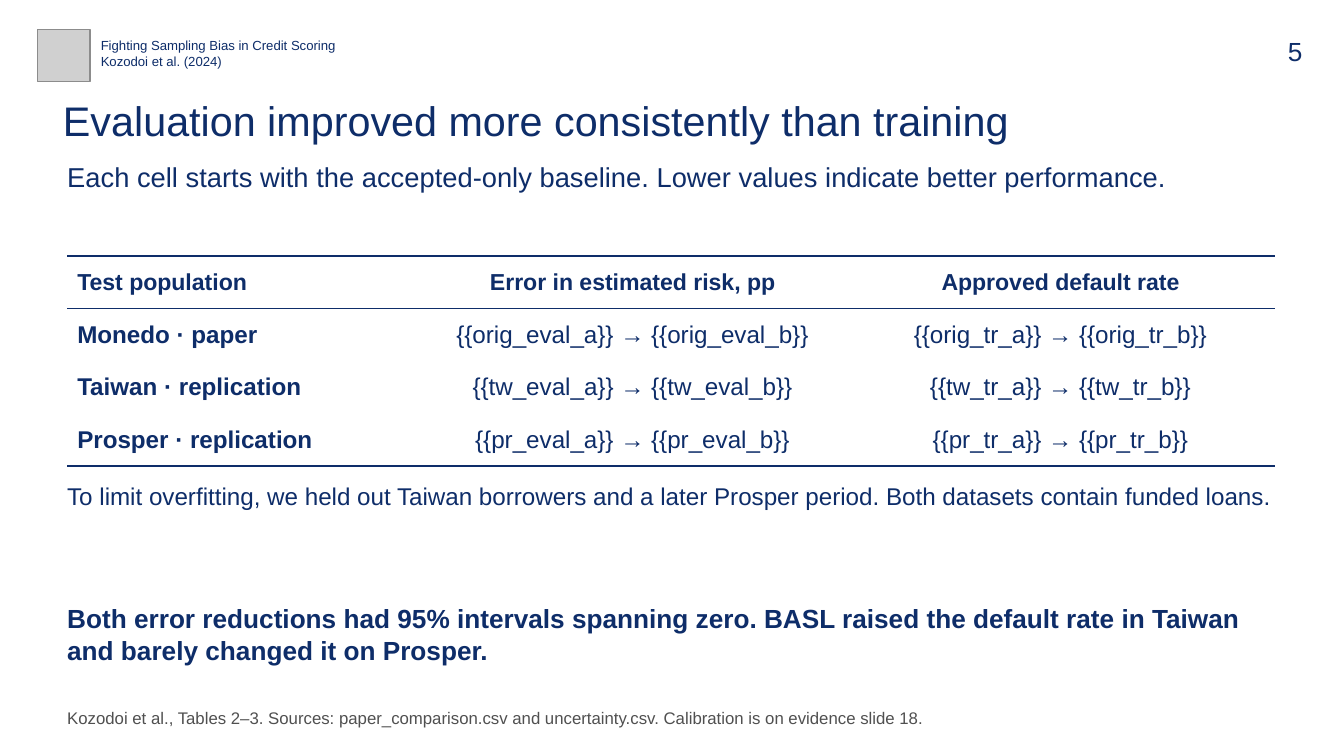
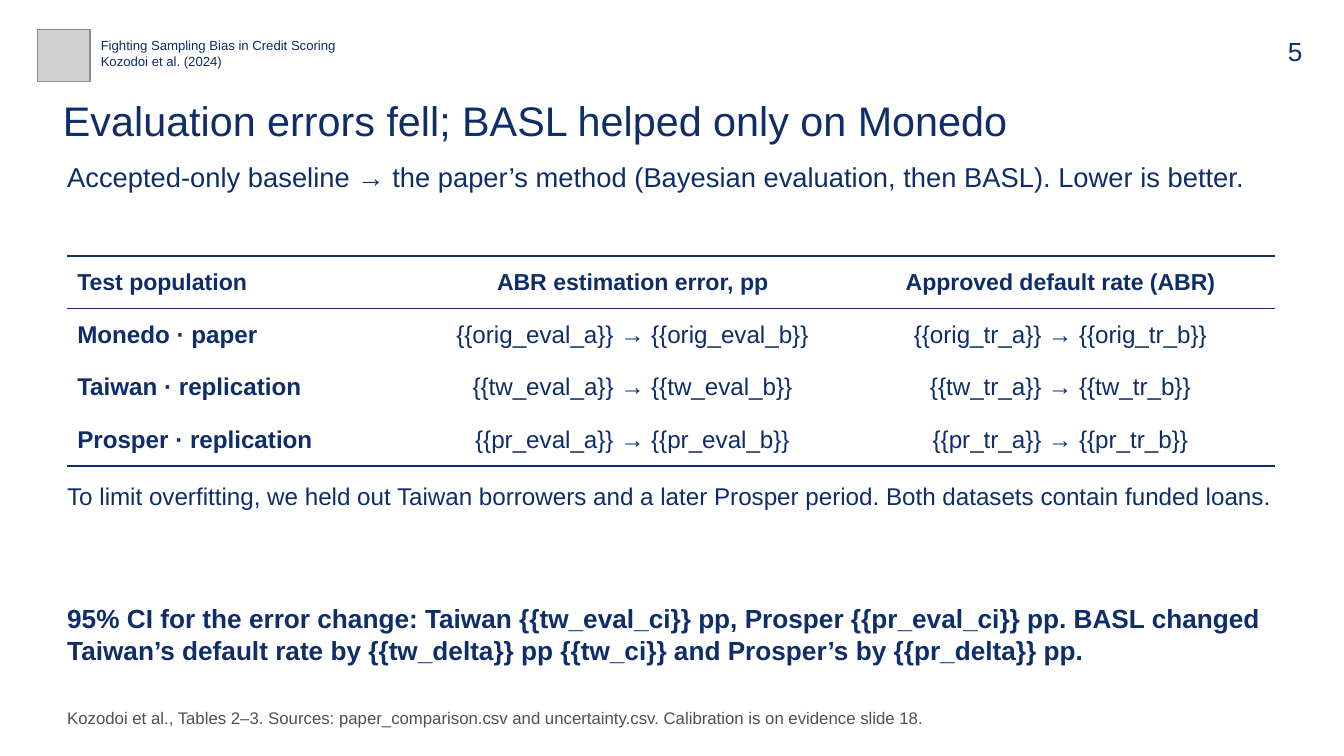
Before and after one commit to bigpurota/paper11, a slide deck: slide 5 of slides/talk-template.pptx. Drawn at 1344x756 pixels with LibreOffice and Linux fonts; fonts in the diff are those of the drawing; grey boxes stand for pictures. Boxes give left, top, right and bottom in pixels: in the first picture for what was removed or moved away, otherwise in the second. Text is boxed around its words. In the diff, an @@ line names an element or a change of style, - is before the commit and + after.

```diff
--- a/slides/talk-template.pptx
+++ b/slides/talk-template.pptx
@@ text at [63,106,1007,144]: text changed @@
-Evaluation improved more consistently than training
+Evaluation errors fell; BASL helped only on Monedo
@@ text at [67,167,1244,192]: text changed @@
-Each cell starts with the accepted-only baseline. Lower values indicate better performance.
+Accepted-only baseline → the paper’s method (Bayesian evaluation, then BASL). Lower is better.
@@ table at [68,256,1275,466] @@
-row 1, column 2: Error in estimated risk, pp
+row 1, column 2: ABR estimation error, pp
-row 1, column 3: Approved default rate
+row 1, column 3: Approved default rate (ABR)
@@ text at [67,609,1260,666]: text changed @@
-Both error reductions had 95% intervals spanning zero. BASL raised the default rate in Taiwan and barely changed it on Prosper.
+95% CI for the error change: Taiwan {{tw_eval_ci}} pp, Prosper {{pr_eval_ci}} pp. BASL changed Taiwan’s default rate by {{tw_delta}} pp {{tw_ci}} and Prosper’s by {{pr_delta}} pp.
```
Also in this commit, not shown: 6 other slides changed, 1 slide added, 13 other files.
